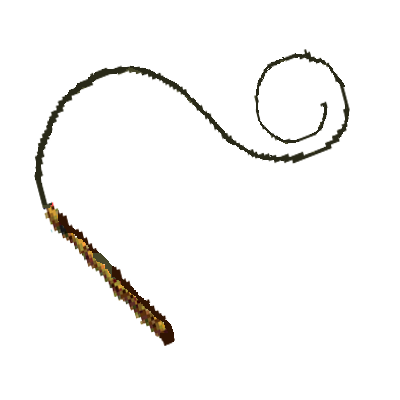
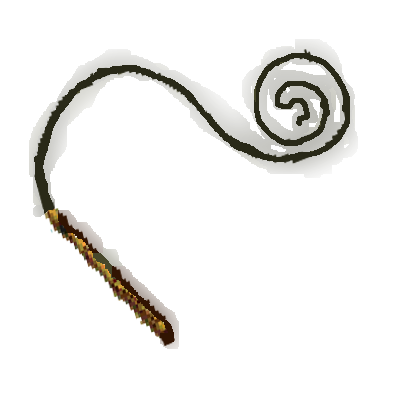
Layer changes from the first w=400, h=400 image to the second:
painted on "whip.jpg" over [29, 39, 358, 349]
